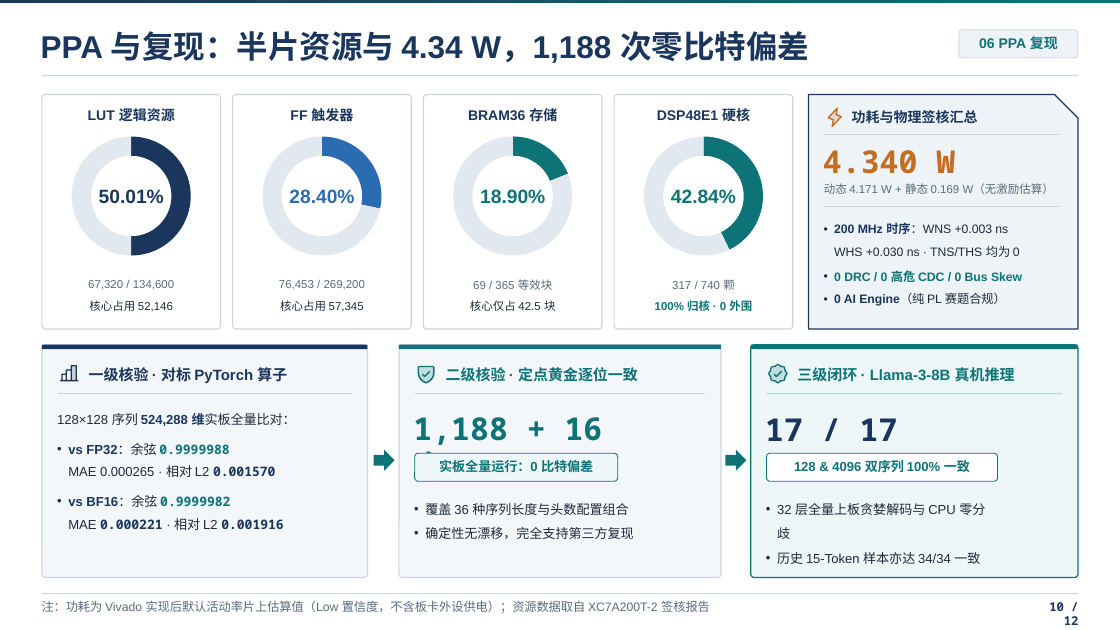
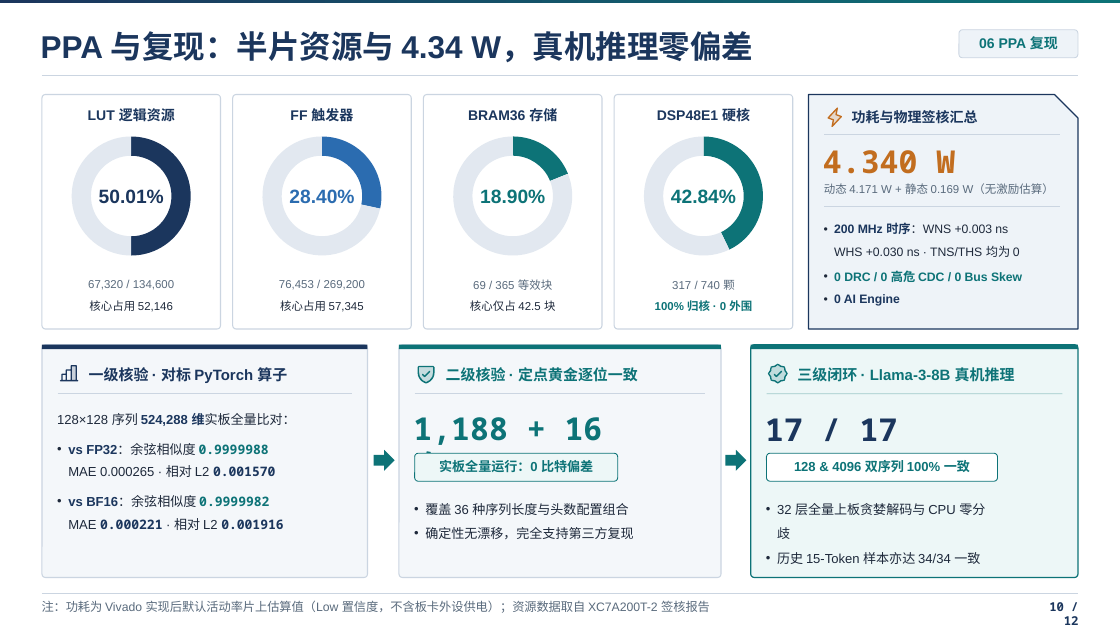
Before and after one commit to seuNahida/FPT26, a slide deck: slide 10 of fpt26_cn_finals_gqa_v46_20261119_215010.pptx. Drawn at 1120x630 pixels with LibreOffice and Linux fonts; fonts in the diff are those of the drawing. Boxes give left, top, right and bottom in pixels: in the first picture for what was removed or moved away, otherwise in the second. Text is boxed around its words. In the diff, an @@ line names an element or a change of style, - is before the commit and + after.

```diff
--- a/fpt26_cn_finals_gqa_v46_20261119_215010.pptx
+++ b/fpt26_cn_finals_gqa_v46_20261119_215010.pptx
@@ text at (41,31,753,62): text changed @@
-PPA 与复现：半片资源与 4.34 W，1,188 次零比特偏差
+PPA 与复现：半片资源与 4.34 W，真机推理零偏差
@@ text at (834,294,900,306): text changed @@
-• 0 AI Engine（纯 PL 赛题合规）
+• 0 AI Engine
@@ text at (68,443,283,530): text changed @@
-• vs FP32：余弦 0.9999988
-  MAE 0.000265 · 相对 L2 0.001570
-• vs BF16：余弦 0.9999982
-  MAE 0.000221 · 相对 L2 0.001916
+• vs FP32：余弦相似度 0.9999988
+  MAE 0.000265 · 相对 L2 0.001570
+• vs BF16：余弦相似度 0.9999982
+  MAE 0.000221 · 相对 L2 0.001916
```
Also in this commit, not shown: 6 other slides changed.
